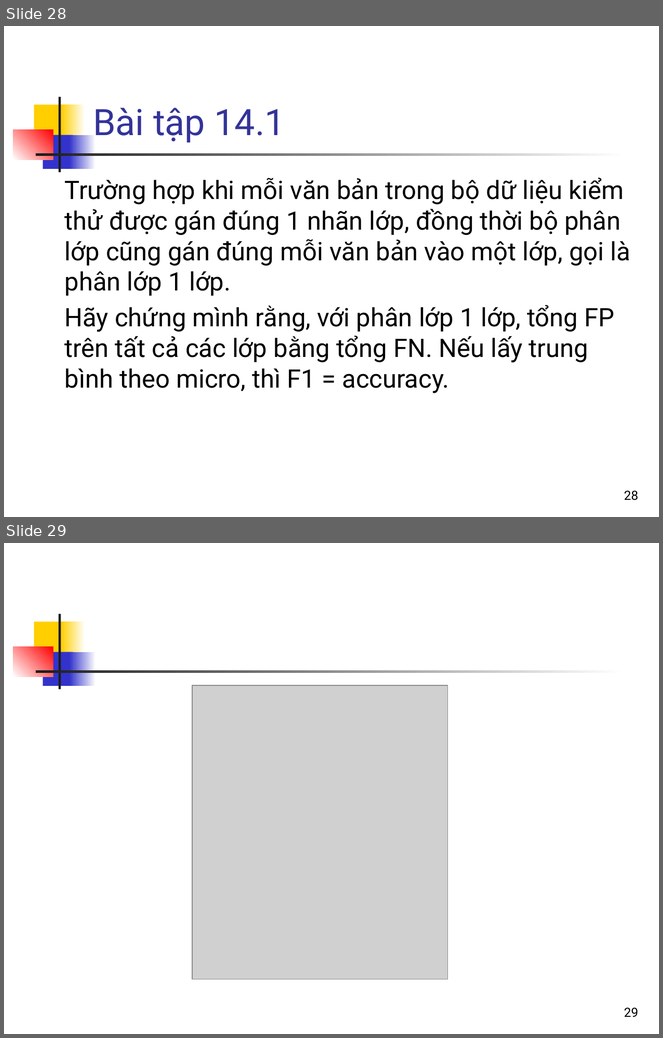
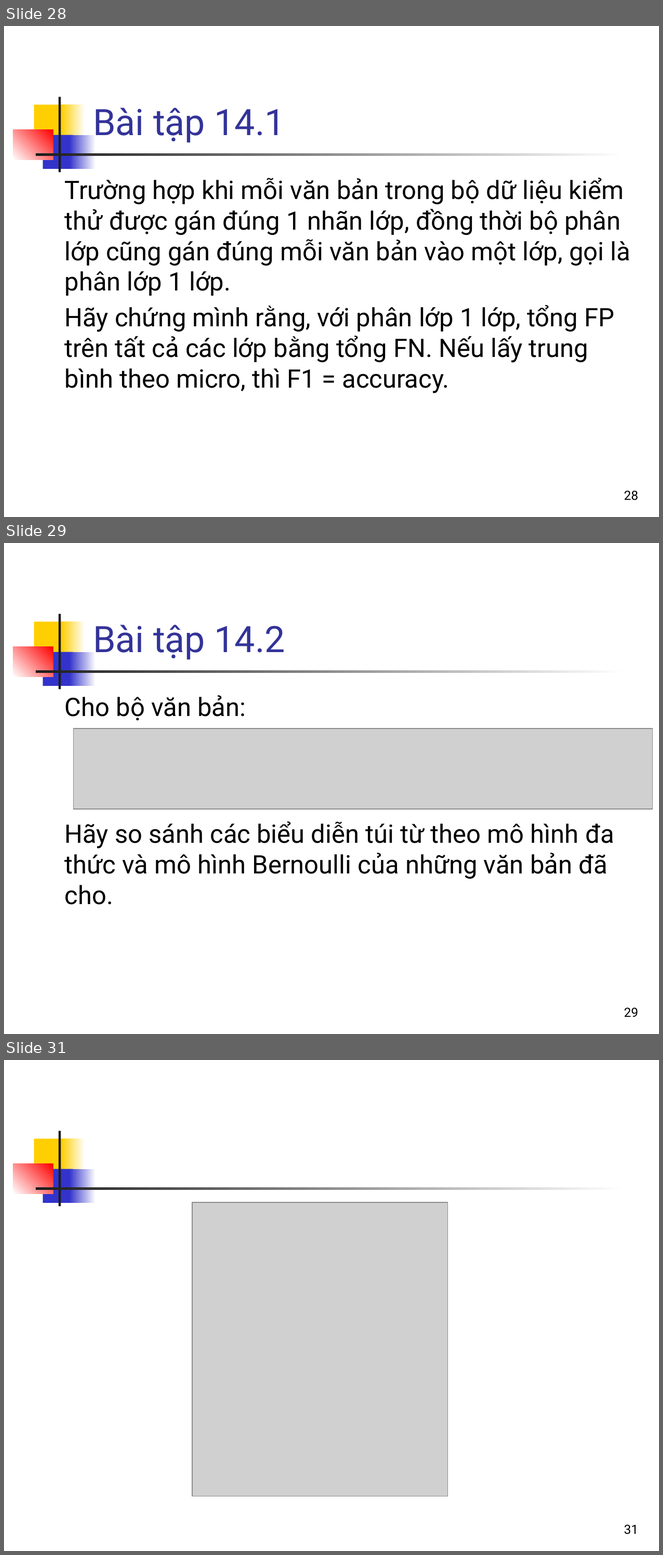
Before and after one commit to bangoc/IT4853, a slide deck: Bai 14 Phan lop van ban_p1.pptx. Shown one above the other, each under a label of ours: slides 28 and 29 before the commit, slides 28, 29 and 31 after it; the slides between them are not shown. The pictures are 663x1038 and 663x1555 pixels, drawn with LibreOffice and Linux fonts; fonts in the diff are those of the drawing; grey boxes stand for pictures. Boxes give left, top, right and bottom in pixels: in the first picture for what was removed or moved away, otherwise in the second. Text is boxed around its words. In the diff, an @@ line names an element or a change of style, - is before the commit and + after.

```diff
--- a/Bai 14 Phan lop van ban_p1.pptx
+++ b/Bai 14 Phan lop van ban_p1.pptx
@@ slide 29 added at <box>4,543,659,1034</box>, background #FFFFFF; not listed: 7 template elements that a slide beside it also shows @@
@@ title added at <box>93,625,285,660</box>, 40 pt, text #333399 @@
+Bài tập 14.2
@@ text added at <box>65,695,246,721</box>, 28 pt, text #000000 @@
+Cho bộ văn bản:
@@ picture added at <box>74,729,652,809</box> @@
@@ text added at <box>65,822,614,905</box>, 28 pt, text #000000 @@
+Hãy so sánh các biểu diễn túi từ theo mô hình đa thức và mô hình Bernoulli của những văn bản đã cho.
@@ page number added at <box>624,1008,639,1017</box>, 14 pt, text #000000 @@
+29
@@ what was slide 29 is now slide 31 @@
@@ page number at <box>624,1525,639,1535</box>: text changed @@
-29
+31
```
Also in this commit, not shown: 2 slides changed, 1 other slide added, 1 other file.
